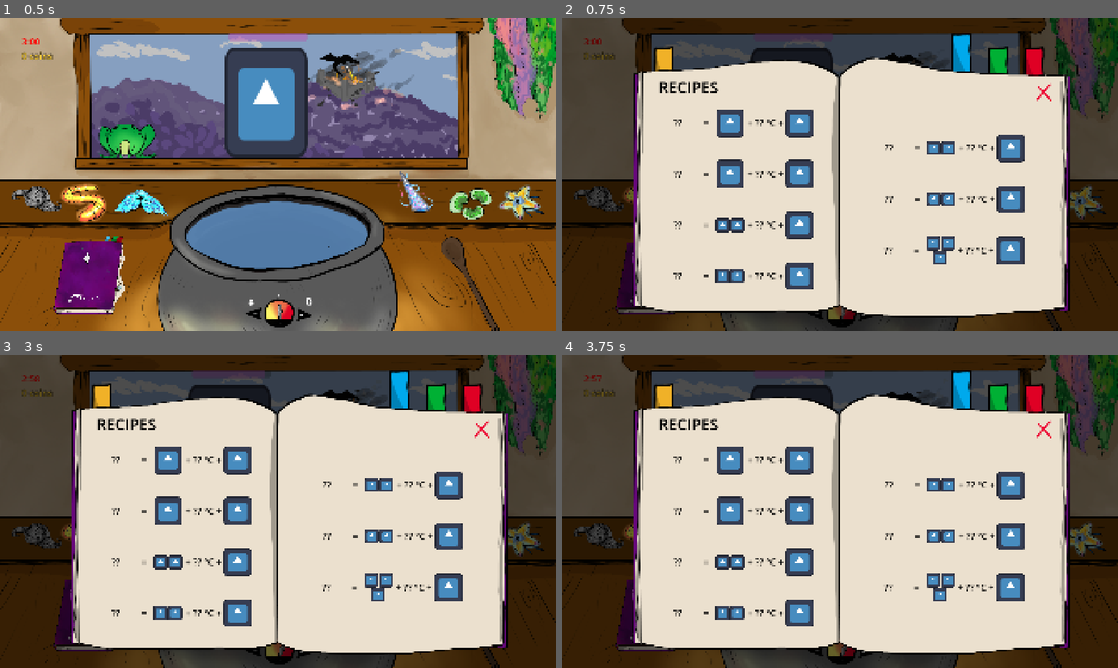
Above: before the commit, frames 1-4 (two rows, left to right).
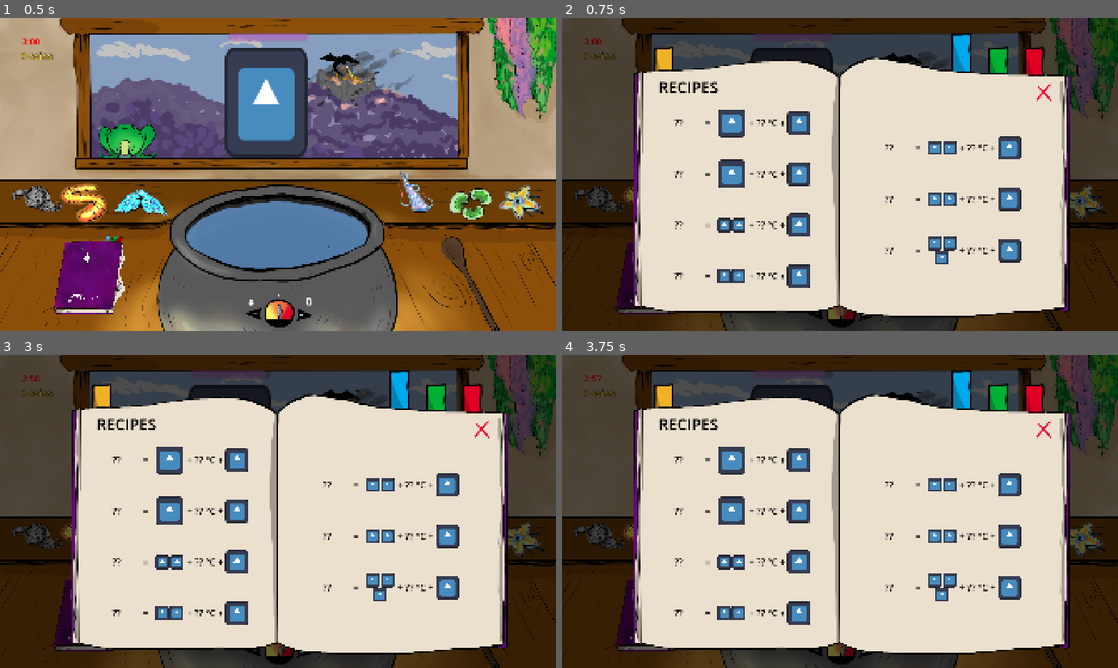
Above: after the commit, the same moments.

Repository: Eko199/Sugaming-Game-Jam-2026
Game: Godot game, scene res://main.tscn
Same seed, same stepped clock (60 frames per second), same inputs: the game is played once before the commit and once after it. The engine's default icon, where the game draws it, is replaced by a stand-in: a white triangle on a blue panel in a dark square.
Inputs (mouse positions are in pixels of both pictures, inside the frame that each line leads up to):
- Up to frame 1 (0.5 s): no input
- Up to frame 2 (0.75 s): tap Enter at 0.5 s; move the mouse to (962, 158) at 0.52 s; hold D (temp_up) from 0.53 s (still down); hold Space (open_book) from 0.53 s (still down); click (962, 158) at 0.67 s
- Up to frame 3 (3 s): release D (temp_up) at 1.25 s; release Space (open_book) at 1.25 s; click (472, 411) at 1.25 s; click (439, 411) at 2 s; click (400, 411) at 2.75 s
- Up to frame 4 (3.75 s): click (817, 649) at 3.5 s

Frame 1 is identical in both runs. In frame 2, 3.2% of the frame differs, in the area x 20-84%, y 29-87%; in frame 3, 3.2%; in frame 4, 3.2%.

Commit message:
Use stirring textures

Diff:
--- a/globals/constants.gd
+++ b/globals/constants.gd
@@ -19,7 +19,6 @@
 }
 
 # General information
-## TODO: Add actual sprites
 const INGRIDIENT_TEXTURE: PackedStringArray = [
 	'res://textures/gnome_hair.png',
 	'res://textures/fireworm.png',
@@ -27,6 +26,12 @@
 	'res://textures/unicorn_tears.png',
 	'res://textures/expanding_beans.png',
 	'res://textures/star_flower.png',
+]
+
+const STIRRING_TEXTURES: PackedStringArray = [
+	"res://textures/rotation_cw.png",
+	"res://textures/rotation_ccw.png",
+	"res://textures/rotations_both.png"
 ]
 
 const DESCRIPTIONS: PackedStringArray = [
--- a/ui/almanac.gd
+++ b/ui/almanac.gd
@@ -71,6 +71,8 @@
 		temp_label.text = "+ %s-%s °C +" % [temp_interval.x, temp_interval.y]
 	if strir_pattern:
 		unlocked_recipe.strir_pattern = true
+		var stirring_pattern: Cons.STIR_PATTERN = recipes_dict[potion][2]
+		recipe_row.get_node("Stir").texture = load(Cons.STIRRING_TEXTURES[stirring_pattern])
 
 	var label: Label = recipe_row.get_node("Potion")
 	label.text = Utility.get_keyname(potion, Cons.RECIPE)
--- a/ui/recipe.tscn
+++ b/ui/recipe.tscn
@@ -64,6 +64,9 @@
 label_settings = SubResource("LabelSettings_7upsp")
 
 [node name="Stir" type="TextureRect" parent="." unique_id=2102165612]
+custom_minimum_size = Vector2(100, 100)
+custom_maximum_size = Vector2(100, 100)
 layout_mode = 2
+size_flags_vertical = 4
 texture = ExtResource("1_h2ud4")
 expand_mode = 2
Binary file added: textures/rotation_ccw.png
Not shown, added: textures/rotation_ccw.png.import
Binary file added: textures/rotation_cw.png
Not shown, added: textures/rotation_cw.png.import
Binary file added: textures/rotations_both.png
Not shown, added: textures/rotations_both.png.import
